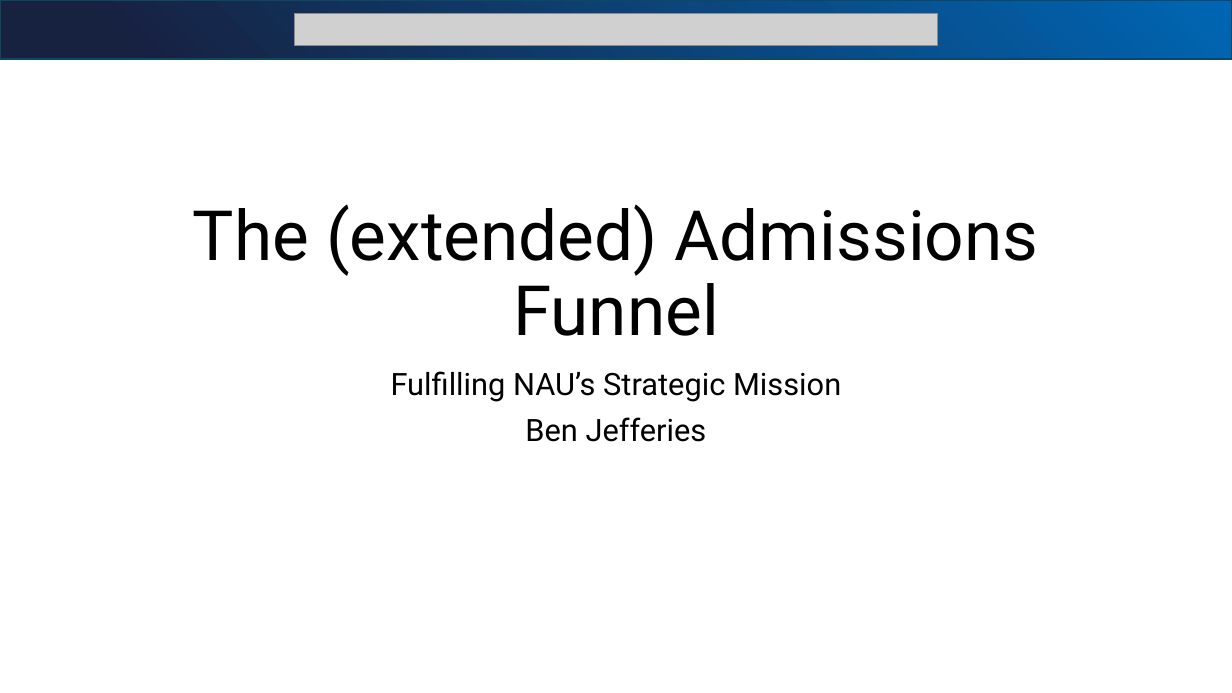
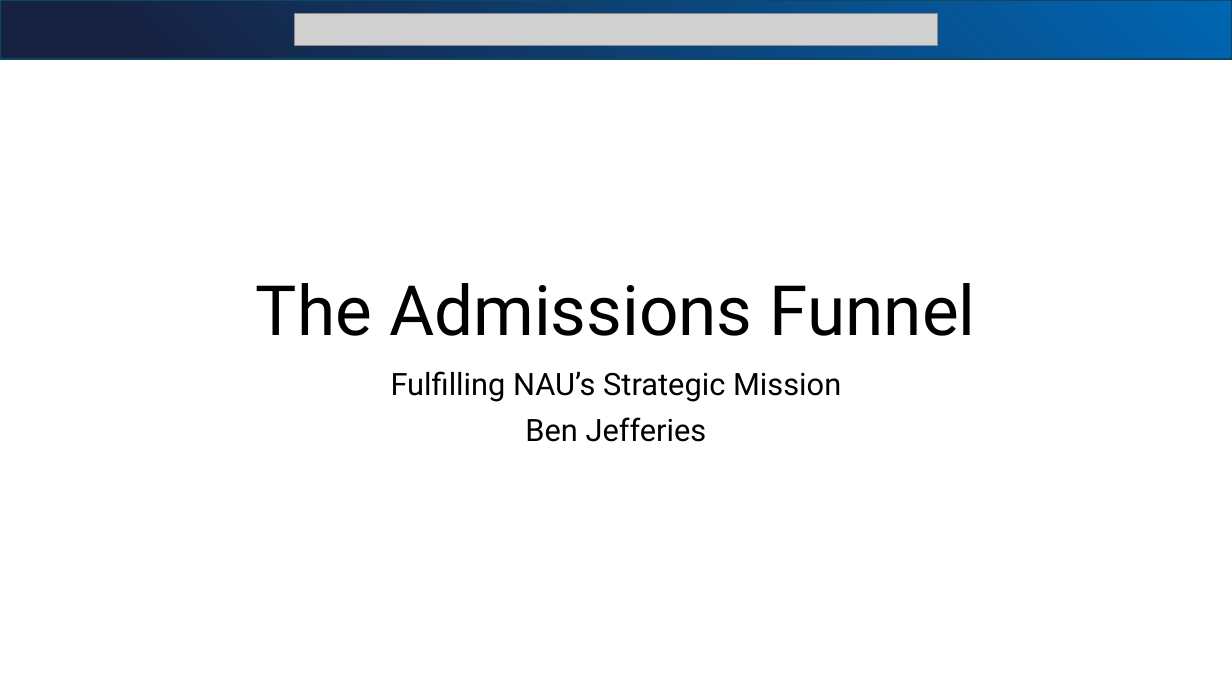
Before and after one commit to bjjefferies/bia_sr_sem_presentation, a slide deck: slide 1 of BIA_SEM_Presentation1.pptx. Drawn at 1232x693 pixels with LibreOffice and Linux fonts; fonts in the diff are those of the drawing; grey boxes stand for pictures. Boxes give left, top, right and bottom in pixels: in the first picture for what was removed or moved away, otherwise in the second. Text is boxed around its words. In the diff, an @@ line names an element or a change of style, - is before the commit and + after.

```diff
--- a/BIA_SEM_Presentation1.pptx
+++ b/BIA_SEM_Presentation1.pptx
@@ title at box(256, 283, 976, 336): text changed @@
-The (extended) Admissions Funnel
+The Admissions Funnel
```
Also in this commit, not shown: 6 other slides changed, 4 slides added, 4 slides removed, 5 other files.
